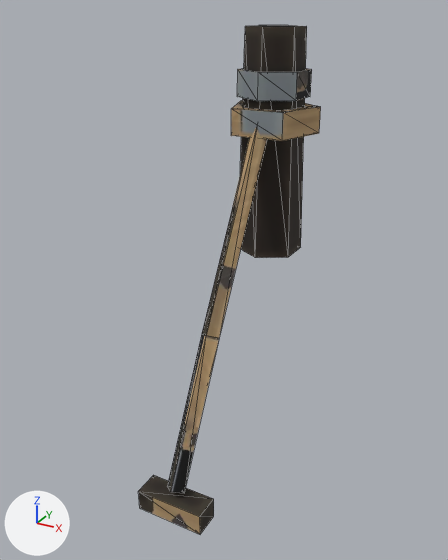
The glTF model client/public/city/raft-moor-age10.glb as it was, and as the next commit left it.
The view is the same before and after, from a 50 mm lens placed at (0.306, -0.675, 0.279), pointed at (-0.007, -0.106, -0.006). The lights are fixed; the arrows at lower left show +X, +Y and +Z. The first picture is the older version. Mesh edges are drawn as thin lines. Where no turn or scale is listed for an object, it has been applied to the vertices. Vertices at exactly the same position are counted once.

Objects in the first picture: 'raft-moor-age10'.
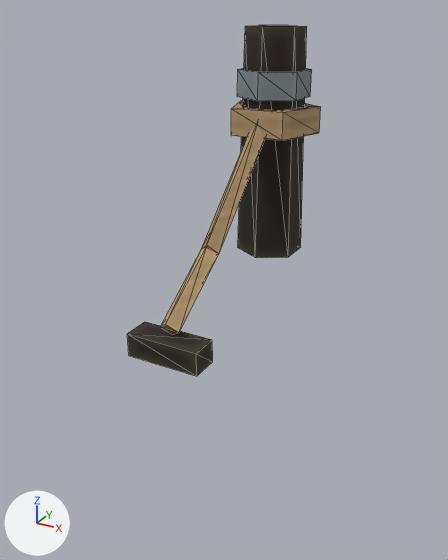
Where the newer file only moved an object's origin or applied its transform, the numbers keep the older frame.

Where the change shows, as pixel boxes [x1, y1, x2, y2] in the pictures (448 x 560 px; the box of a moved part takes in the faces that stretch with it):
'raft-moor-age10', reshaped, surface changed (31% shorter): before [138, 25, 321, 534]; after [127, 25, 321, 376]
part 1 of me_raft_moor_age10, moved or reshaped: before [138, 475, 214, 534]; after [127, 322, 213, 376]
part 2 of me_raft_moor_age10, moved or reshaped: before [167, 127, 267, 493]; after [160, 123, 265, 335]
part 3 of me_raft_moor_age10, surface changed: before [138, 66, 320, 534]; after [127, 66, 320, 376]

Diff of the bpy script that builds the scene:
```diff
--- a/client/public/city/raft-moor-age10.glb.py
+++ b/client/public/city/raft-moor-age10.glb.py
@@ me_raft_moor_age10 @@
 # used by ob_raft_moor_age10; location = (0.0, -0.095, 0.009)
-me_raft_moor_age10.from_pydata(...)  # 66 vertices, 108 faces; spans x -0.051..0.051, y -0.149..0.149, z -0.251..0.251
-me_raft_moor_age10.vertices[44].co = (0.0, 0.056, 0.157)
-me_raft_moor_age10.vertices[45].co = (0.0, -0.064, -0.058)  # pixel (206, 335)
-me_raft_moor_age10.vertices[47].co = (0.011, -0.055, -0.064)  # pixel (219, 338)
-me_raft_moor_age10.vertices[48].co = (0.0, 0.075, 0.146)
-me_raft_moor_age10.vertices[49].co = (0.0, -0.045, -0.069)
-me_raft_moor_age10.vertices[51].co = (-0.011, -0.055, -0.064)  # pixel (201, 333)
-me_raft_moor_age10.vertices[52].co = (0.0, -0.064, -0.059)  # pixel (205, 335)
-me_raft_moor_age10.vertices[53].co = (0.0, -0.144, -0.214)  # pixel (170, 491)
-me_raft_moor_age10.vertices[54].co = (0.011, -0.135, -0.219)  # pixel (184, 493)
-me_raft_moor_age10.vertices[55].co = (0.0, -0.045, -0.069)
-me_raft_moor_age10.vertices[56].co = (0.0, -0.125, -0.224)
-me_raft_moor_age10.vertices[57].co = (-0.011, -0.135, -0.219)  # pixel (167, 486)
+me_raft_moor_age10.from_pydata(...)  # 66 vertices, 108 faces; spans x -0.051..0.051, y -0.15..0.15, z -0.051..0.251
+# me_raft_moor_age10 part 1: the loose piece of 8 vertices spanning x -0.04..0.04, y -0.149..-0.12, z -0.251..-0.226 is moved by (0.0, 0.0, 0.2)
+# me_raft_moor_age10 part 2
+me_raft_moor_age10.vertices[44].co = (0.0, 0.058, 0.159)
+me_raft_moor_age10.vertices[45].co = (0.0, -0.062, 0.044)  # pixel (205, 246)
+me_raft_moor_age10.vertices[47].co = (0.011, -0.055, 0.036)  # pixel (218, 253)
+me_raft_moor_age10.vertices[48].co = (0.0, 0.073, 0.143)
+me_raft_moor_age10.vertices[49].co = (0.0, -0.047, 0.028)
+me_raft_moor_age10.vertices[51].co = (-0.011, -0.055, 0.036)  # pixel (200, 249)
+me_raft_moor_age10.vertices[52].co = (0.0, -0.061, 0.045)  # pixel (206, 245)
+me_raft_moor_age10.vertices[53].co = (0.0, -0.141, -0.01)  # pixel (165, 324)
+me_raft_moor_age10.vertices[54].co = (0.011, -0.134, -0.019)  # pixel (178, 332)
+me_raft_moor_age10.vertices[55].co = (0.0, -0.048, 0.027)
+me_raft_moor_age10.vertices[56].co = (0.0, -0.128, -0.028)  # pixel (172, 335)
+me_raft_moor_age10.vertices[57].co = (-0.011, -0.134, -0.019)  # pixel (159, 327)
+# me_raft_moor_age10 part 3: texture (UV) coordinates of 108 of 108 faces, centred in x -0.045..0.045, y -0.149..0.137, z -0.251..0.251, changed; they spanned u 0.01..0.99, v 0.01..0.99 and now span u 0.01..0.95, v 0.01..0.99
 me_raft_moor_age10.materials.append(mat_baked)
```
